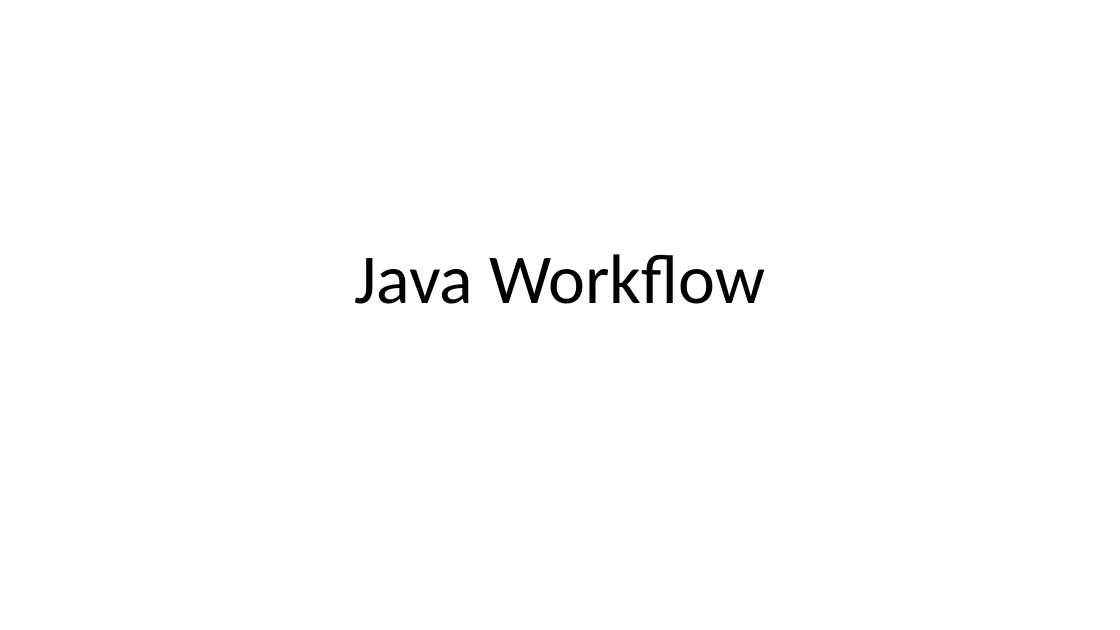
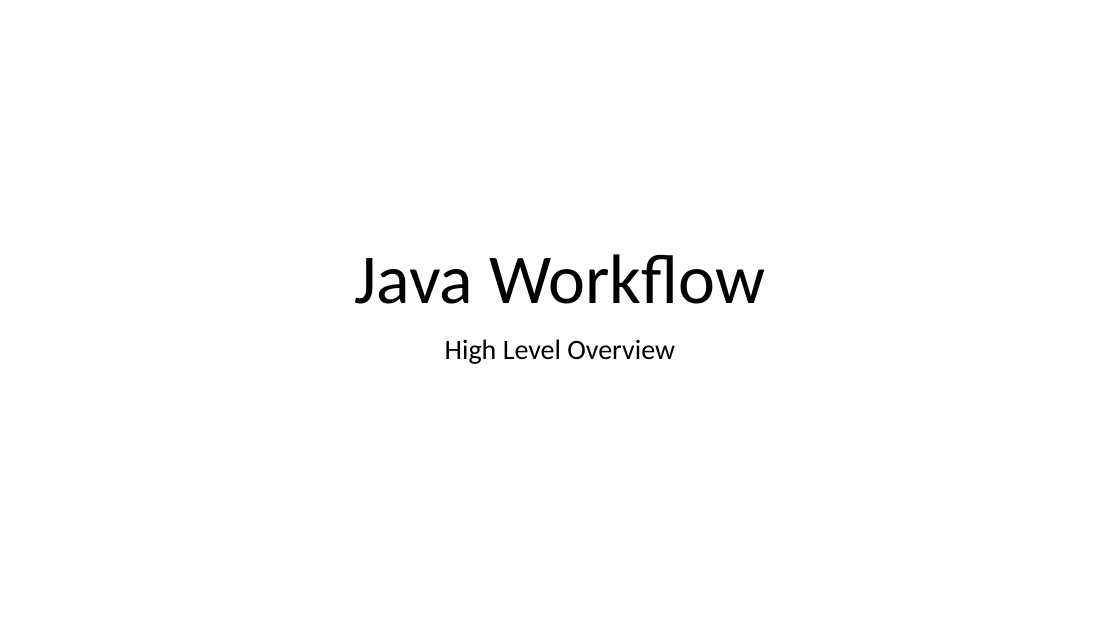
Before and after one commit to jpuopolo-wit/comp1050-lectures, a slide deck: slide 1 of java-high-level-workflow.pptx. Drawn at 1120x630 pixels with LibreOffice and Linux fonts; fonts in the diff are those of the drawing. Boxes give left, top, right and bottom in pixels: in the first picture for what was removed or moved away, otherwise in the second. Text is boxed around its words. In the diff, an @@ line names an element or a change of style, - is before the commit and + after.

```diff
--- a/java-high-level-workflow.pptx
+++ b/java-high-level-workflow.pptx
@@ subtitle added at (445,339,675,364), 24 pt, text #000000 @@
+High Level Overview
```
Also in this commit, not shown: 2 other files.
